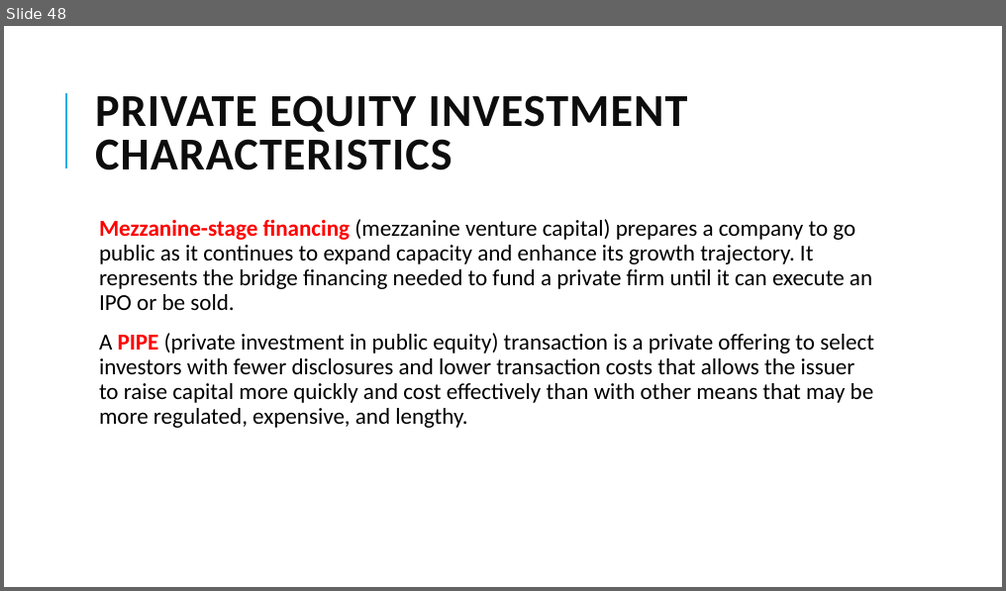
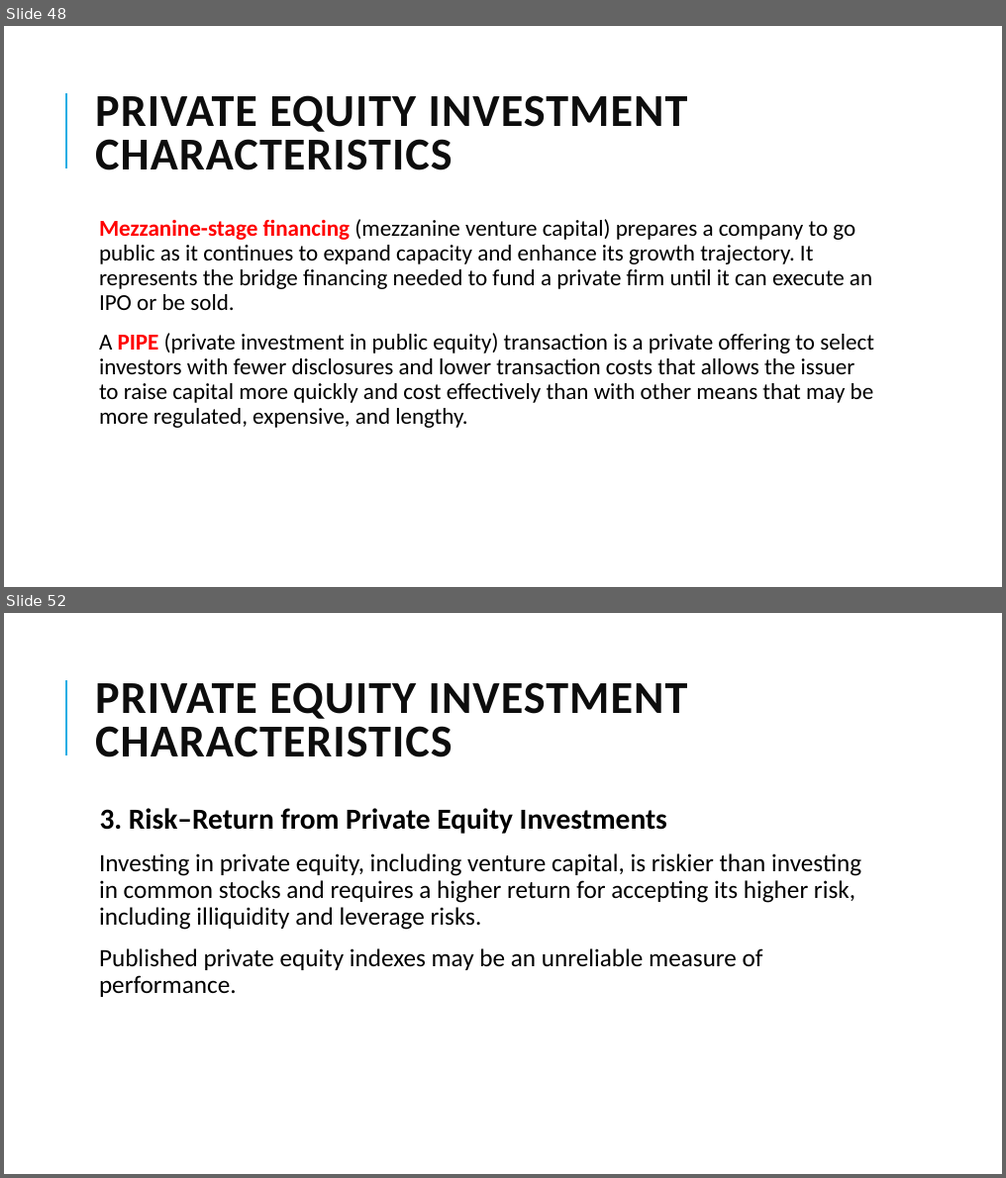
Before and after one commit to Isco0530/data, a slide deck: 2024Alternative.pptx. Shown one above the other, each under a label of ours: slide 48 before the commit, slides 48 and 52 after it; the slides between them are not shown. The pictures are 1006x591 and 1006x1178 pixels, drawn with LibreOffice and Linux fonts; fonts in the diff are those of the drawing. Boxes give left, top, right and bottom in pixels: in the first picture for what was removed or moved away, otherwise in the second. Text is boxed around its words. In the diff, an @@ line names an element or a change of style, - is before the commit and + after.

```diff
--- a/2024Alternative.pptx
+++ b/2024Alternative.pptx
@@ slide 52 added at bbox=[4, 613, 1002, 1174], background #FFFFFF; not listed: 1 template element that a slide beside it also shows @@
@@ title added at bbox=[95, 682, 688, 758], 44 pt, text #0D0D0D, bold @@
+PRIVATE EQUITY INVESTMENT CHARACTERISTICS
@@ text added at bbox=[99, 808, 861, 997], 24 pt, text #000000 @@
+  3. Risk–Return from Private Equity Investments
+  Investing in private equity, including venture capital, is riskier than investing in common stocks and requires a higher return for accepting its higher risk, including illiquidity and leverage risks.
+  Published private equity indexes may be an unreliable measure of performance.
```
Also in this commit, not shown: 3 other slides added.
